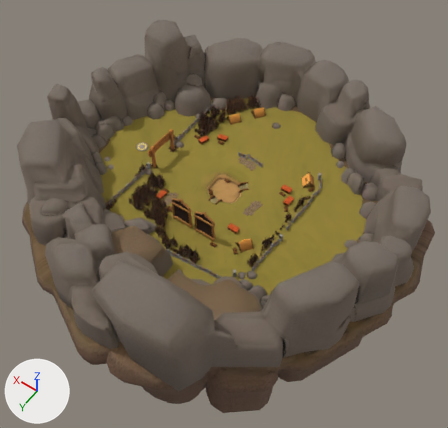
An edit to the glTF model assets/models/camp.gltf, drawn before and after from the same camera.
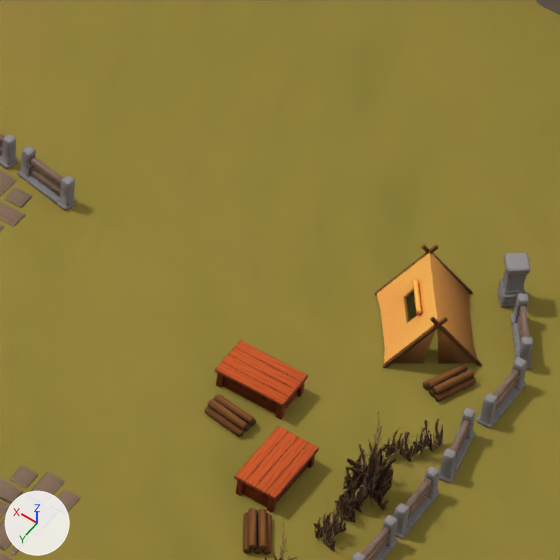
The first picture shows the older version from a 50 mm camera at (-57.2, 80.5, 117.3) aimed at (2.6, -3.2, -14.3). The close-ups show the older and then the newer version on the part from 56% to 73% of the width and 33% to 50% of the height of that picture. Only the edits that show in the close-ups are written down. The lights are fixed; the arrows at lower left show +X, +Y and +Z. Objects named as collision shapes, trigger or cutter boxes, shadow casters or lower levels of detail are left out. Where no turn or scale is listed for an object, it has been applied to the vertices.

The older version as bpy lines, for what is in view:
```python
me_cube_018 = bpy.data.meshes.new('Cube.018')
me_cube_018.from_pydata(...)  # 72 vertices, 106 faces; spans x -1.26..1.26, y -0.76..0.75, z -0.07..0.84
me_cube_018.materials.append(mat_table)  # picture img_table
me_tripo_mesh_9b91b75e_e583_405e_b96c_468b79b5b5e8 = bpy.data.meshes.new('tripo_mesh_9b91b75e-e583-405e-b96c-468b79b5b5e8')
me_tripo_mesh_9b91b75e_e583_405e_b96c_468b79b5b5e8.from_pydata(...)  # 536 vertices, 970 faces; spans x -1.1..1.13, y -0.24..0.28, z 0.0..1.21
me_tripo_mesh_9b91b75e_e583_405e_b96c_468b79b5b5e8.materials.append(mat_tripo_mat_9b91b75e_e583_405e_b96c_468b79b5b5e8)  # picture img_tripo_glb_basecolor
me_tripo_mesh_9b91b75e_e583_405e_b96c_468b79b5b5e8_001 = bpy.data.meshes.new('tripo_mesh_9b91b75e-e583-405e-b96c-468b79b5b5e8.001')
me_tripo_mesh_9b91b75e_e583_405e_b96c_468b79b5b5e8_001.from_pydata(...)  # 454 vertices, 883 faces; spans x -0.155..0.154, y -0.154..0.154, z 0.0..0.738
me_tripo_mesh_9b91b75e_e583_405e_b96c_468b79b5b5e8_001.materials.append(mat_tripo_mat_9b91b75e_e583_405e_b96c_468b79b5b5e8_001)  # picture img_fences
ob_fence_062 = bpy.data.objects.new('Fence.062', me_tripo_mesh_9b91b75e_e583_405e_b96c_468b79b5b5e8)
ob_fence_062.parent = ob_fence_061
ob_fence_062.location = (0.0, 0.0, 0.0)
ob_fence_border_003_1 = bpy.data.objects.new('Fence_border.003', me_tripo_mesh_9b91b75e_e583_405e_b96c_468b79b5b5e8_001)
ob_fence_border_003_1.parent = ob_fence_border_003
ob_fence_border_003_1.location = (0.0, 0.0, 0.0)
ob_fence_border_003_1.scale = (2.5, 2.5, 2.5)
ob_mesa_011 = bpy.data.objects.new('Mesa.011', me_cube_018)
ob_mesa_011.parent = ob_mesa_010
ob_mesa_011.location = (0.0, 0.0, 0.0)
# also in view: 'Lajas.005' at (-9.0, 1.1, 1.0); 'Floor.001' at (0.1, -0.1, 0.5); 'truncs_lp.006' at (-17.4, -11.9, 1.3); 'truncs_lp.004' at (-12.5, -6.7, 1.3); 'Fence.074' at (-19.0, -9.5, 1.6)
```
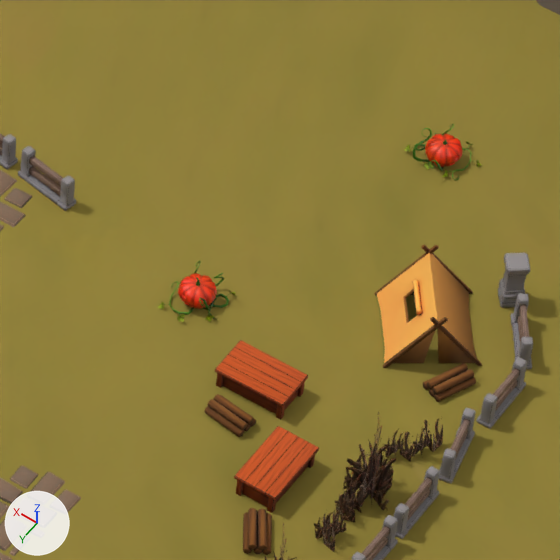
The change, as a diff of the scene's bpy script:
```diff
--- a/assets/models/camp.gltf.py
+++ b/assets/models/camp.gltf.py
@@ img_event_helloween_pumpkin @@
+img_event_helloween_pumpkin = load_image('event_helloween_pumpkin', 'textures/event_helloween_pumpkin.png', 512, 512, 'sRGB')
@@ img_foliage_01_albedo @@
+img_foliage_01_albedo = load_image('Foliage_01_Albedo', 'textures/Foliage_01_Albedo.png', 512, 512, 'sRGB')
@@ mat_halloween_pumpkin @@
+mat_halloween_pumpkin = principled_material('halloween_pumpkin')
+mat_halloween_pumpkin.texture = img_event_helloween_pumpkin
@@ mat_halloween_pumpkin_leafs @@
+mat_halloween_pumpkin_leafs = principled_material('halloween_pumpkin_leafs')
+mat_halloween_pumpkin_leafs.texture = img_foliage_01_albedo  # with its transparency
@@ me_torus_005 @@
+me_torus_005.from_pydata(...)  # 712 vertices, 1340 faces; spans x -1.23..1.25, y -1.13..1.1, z 0.0..1.26
+# faces by material slot: [1292, 48]
+me_torus_005.materials.append(mat_halloween_pumpkin)  # picture img_event_helloween_pumpkin
+me_torus_005.materials.append(mat_halloween_pumpkin_leafs)  # picture img_foliage_01_albedo
@@ me_torus_002 @@
+me_torus_002.from_pydata(...)  # 712 vertices, 1340 faces; spans x -1.02..1.0, y -0.97..1.19, z 0.0..1.26
+# faces by material slot: [1292, 48]
+me_torus_002.materials.append(mat_halloween_pumpkin)  # picture img_event_helloween_pumpkin
+me_torus_002.materials.append(mat_halloween_pumpkin_leafs)  # picture img_foliage_01_albedo
@@ ob_halloween_pumpkin_004 @@
+ob_halloween_pumpkin_004 = bpy.data.objects.new('halloween_pumpkin.004', me_torus_005)
+ob_halloween_pumpkin_004.location = (-12.22, -20.19, 1.0)
@@ ob_halloween_pumpkin_001 @@
+ob_halloween_pumpkin_001 = bpy.data.objects.new('halloween_pumpkin.001', me_torus_002)
+ob_halloween_pumpkin_001.location = (-8.93, -10.25, 1.0)
```

Changed parts and their boxes [x1, y1, x2, y2] in the close-ups (560 x 560 px):
'halloween_pumpkin.001', added (red)
    after: [157, 260, 235, 323]
    faces in mat_halloween_pumpkin (picture img_event_helloween_pumpkin): [164, 260, 229, 320]
    faces in mat_halloween_pumpkin_leafs (picture img_foliage_01_albedo): [157, 279, 235, 323]
'halloween_pumpkin.004', added (red)
    after: [404, 124, 481, 180]
    faces in mat_halloween_pumpkin (picture img_event_helloween_pumpkin): [412, 124, 476, 180]
